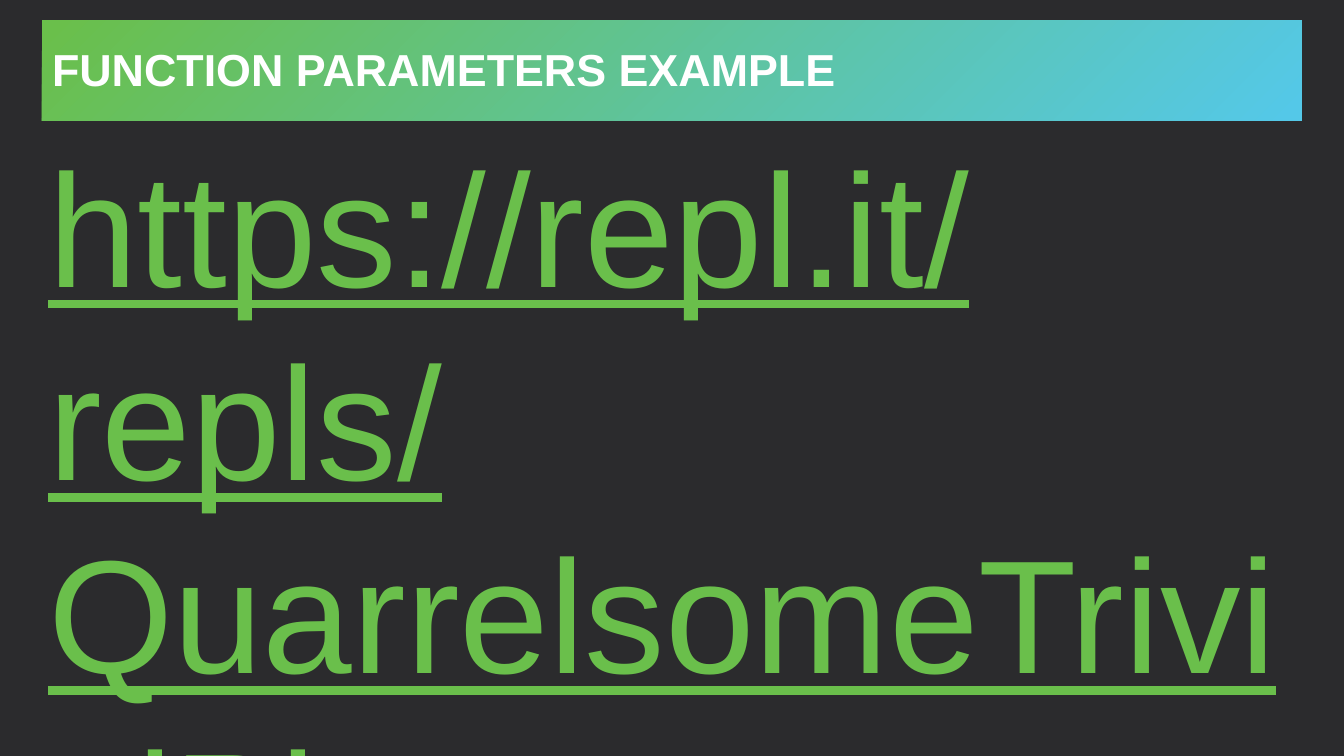
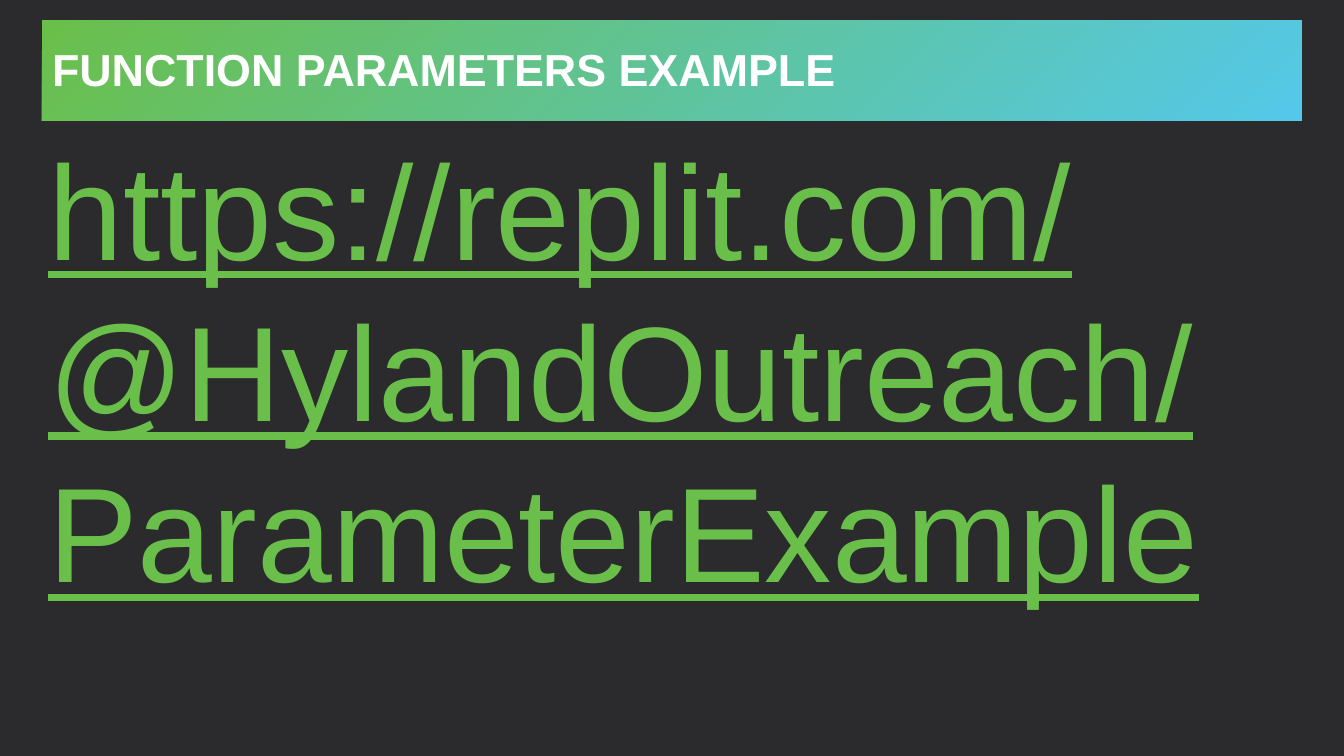
Before and after one commit to hytechclub/web-102, a slide deck: slide 9 of Week08/FunctionParameters.pptx. Drawn at 1344x756 pixels with LibreOffice and Linux fonts; fonts in the diff are those of the drawing. Boxes give left, top, right and bottom in pixels: in the first picture for what was removed or moved away, otherwise in the second. Text is boxed around its words. In the diff, an @@ line names an element or a change of style, - is before the commit and + after.

```diff
--- a/Week08/FunctionParameters.pptx
+++ b/Week08/FunctionParameters.pptx
@@ text at [48,162,1198,606]: text changed; size 115 to 96 pt @@
-https://repl.it/repls/QuarrelsomeTrivialPlans
+https://replit.com/@HylandOutreach/ParameterExample
```
Also in this commit, not shown: 6 other slides changed, 5 slides added.
